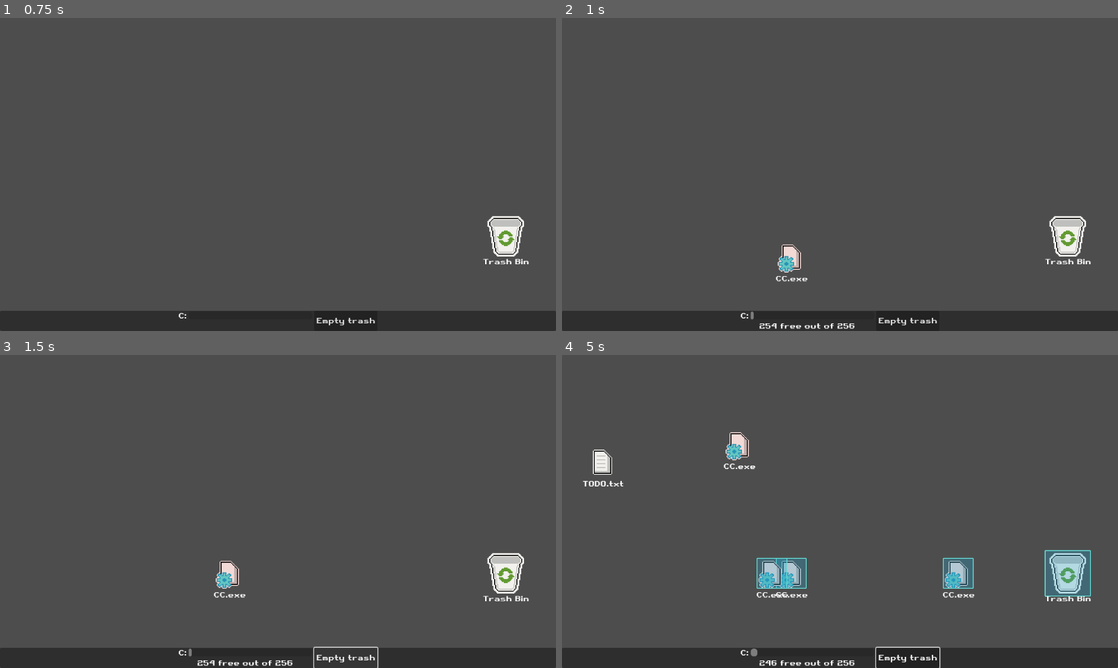
Above: before the commit, frames 1-4 (two rows, left to right).
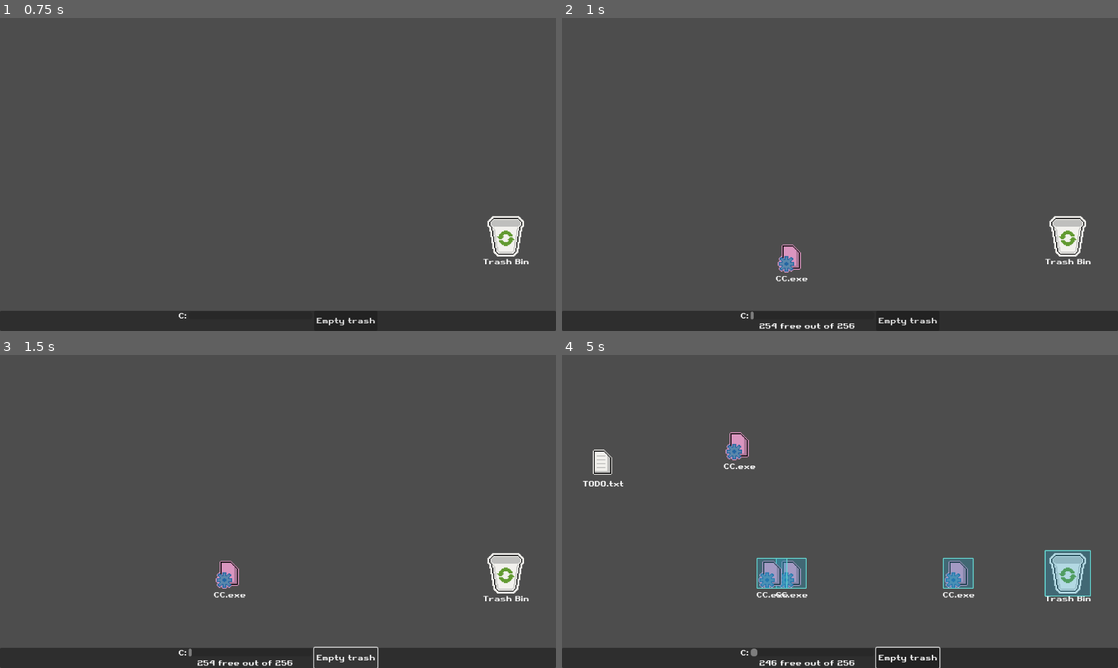
Above: after the commit, the same moments.

Repository: VileOar/ludum-dare-54
Game: Godot game, scene res://scenes/main.tscn
Two runs of this game, one before a commit and one after it. Both use one fixed random seed, a clock stepped at 60 frames per second and the inputs below.
Inputs (mouse positions are in pixels of both pictures, inside the frame that each line leads up to):
- Up to frame 1 (0.75 s): click "Ok" at 0.5 s
- Up to frame 2 (1 s): no input
- Up to frame 3 (1.5 s): click "Empty trash" at 1.25 s
- Up to frame 4 (5 s): click "Empty trash" at 2 s; click "Empty trash" at 2.75 s; tap Enter at 3.5 s; drag from (1067, 574) to (789, 574) at 3.52 s; drag from (728, 527) to (1067, 574) at 4.27 s

Frame 1 is identical in both runs. In frame 2, 0.3% of the frame differs, in the area x 38-43%, y 72-82%; in frame 3, 0.3%; in frame 4, 1.0%, in the area x 29-73%, y 24-75%.

Commit message:
Squashed commit of the following:
commit 85fe33aabe406176ed58d02fabcf01e346d41311
Author: PMSValerio <37459155+PMSValerio@users.noreply.github.com>
Date:   Sat Sep 30 20:26:36 2023 +0100

    added a few more tweaks

Diff:
--- a/scripts/autoloads/global.gd
+++ b/scripts/autoloads/global.gd
@@ -25,6 +25,7 @@
 var bounds_rect : Rect2
 
 const EXPLODE_SPEED = 480.0
+const CORRUPTED_COLOUR = "e69ecd"
 
 const file_properties = {
 	FileTypes.NORMAL: [
--- a/scripts/corrupted_file.gd
+++ b/scripts/corrupted_file.gd
@@ -7,7 +7,7 @@
 
 func _ready():
 	super._ready()
-	_anim.modulate = Color(1, 0.9, 0.9, 1)
+	_anim.modulate = Global.CORRUPTED_COLOUR
 
 func delete():
 	match type:
Binary file changed: assets/aseprite/desktop_panels.aseprite
